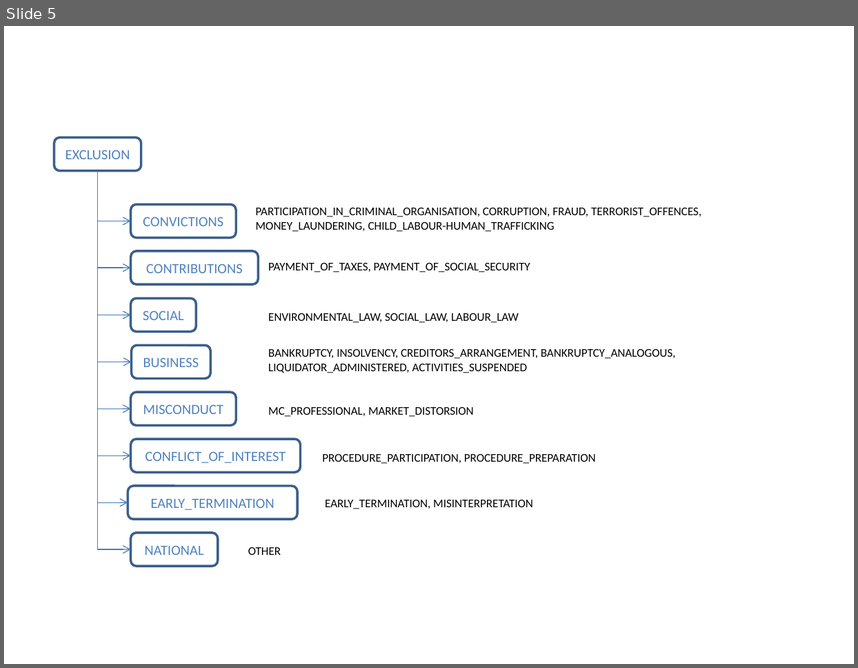
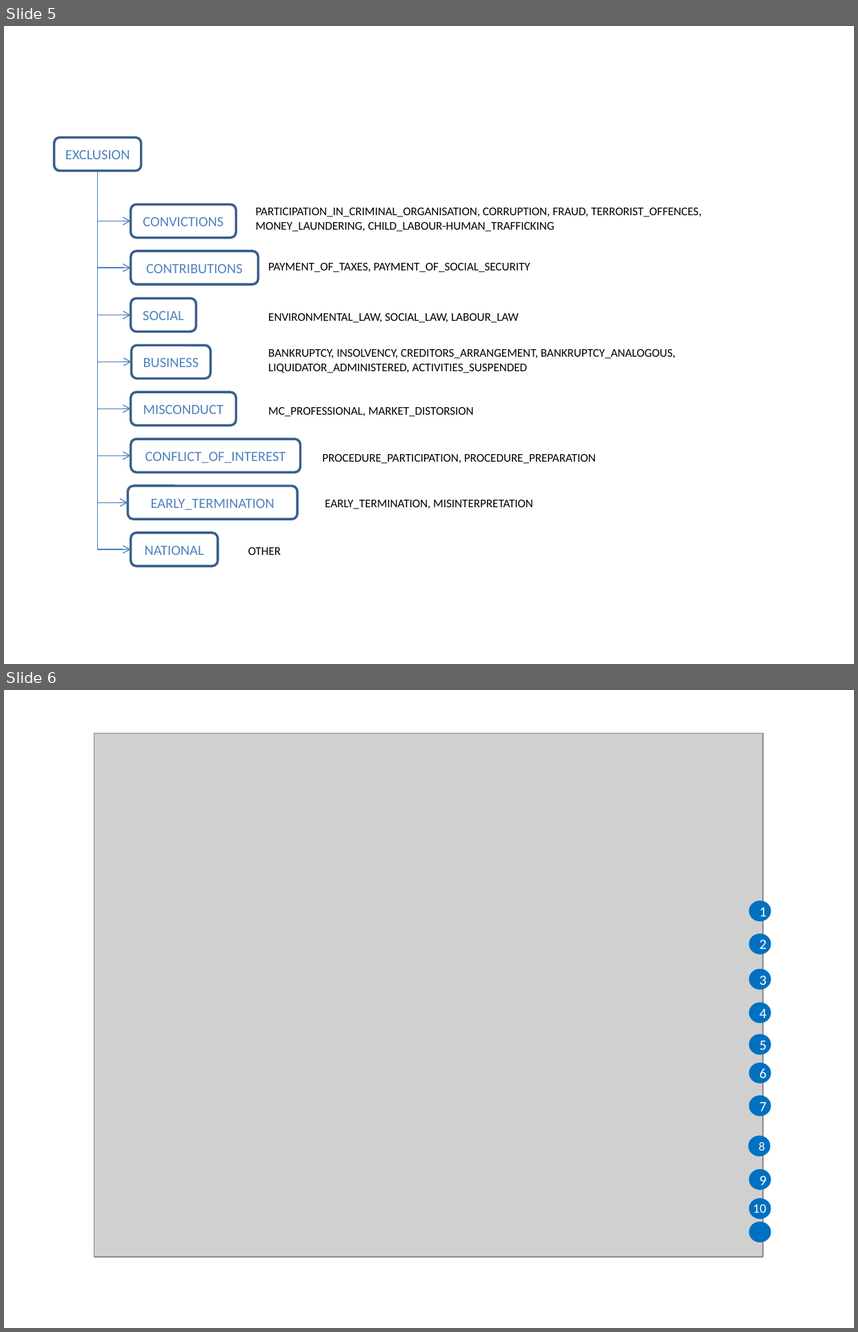
Before and after one commit to OP-TED/ESPD-EDM, a slide deck: docs/src/main/asciidoc/dist/art/rsrcs.pptx. Shown one above the other, each under a label of ours: slide 5 before the commit, slides 5 and 6 after it. The pictures are 858x668 and 858x1332 pixels, drawn with LibreOffice and Linux fonts; fonts in the diff are those of the drawing; grey boxes stand for pictures. Boxes give left, top, right and bottom in pixels: in the first picture for what was removed or moved away, otherwise in the second. Text is boxed around its words. In the diff, an @@ line names an element or a change of style, - is before the commit and + after.

```diff
--- a/docs/src/main/asciidoc/dist/art/rsrcs.pptx
+++ b/docs/src/main/asciidoc/dist/art/rsrcs.pptx
@@ slide 6 added at (x1=4, y1=690, x2=854, y2=1328), background #FFFFFF @@
@@ picture added at (x1=94, y1=733, x2=763, y2=1257) @@
@@ ellipse added at (x1=749, y1=901, x2=771, y2=921), fill #0070C0, 12 pt, text #FFFFFF @@
+1
@@ ellipse added at (x1=749, y1=933, x2=771, y2=954), fill #0070C0, 12 pt, text #FFFFFF @@
+2
@@ ellipse added at (x1=749, y1=969, x2=771, y2=989), fill #0070C0, 12 pt, text #FFFFFF @@
+3
@@ ellipse added at (x1=749, y1=1002, x2=771, y2=1023), fill #0070C0, 12 pt, text #FFFFFF @@
+4
@@ ellipse added at (x1=749, y1=1034, x2=771, y2=1054), fill #0070C0, 12 pt, text #FFFFFF @@
+5
@@ ellipse added at (x1=749, y1=1063, x2=771, y2=1083), fill #0070C0, 12 pt, text #FFFFFF @@
+6
@@ ellipse added at (x1=749, y1=1096, x2=771, y2=1116), fill #0070C0, 12 pt, text #FFFFFF @@
+7
@@ ellipse added at (x1=749, y1=1136, x2=771, y2=1156), fill #0070C0, 10.5 pt, text #FFFFFF @@
+8
@@ ellipse added at (x1=749, y1=1169, x2=771, y2=1189), fill #0070C0, 12 pt, text #FFFFFF @@
+9
@@ ellipse added at (x1=749, y1=1198, x2=771, y2=1218), fill #0070C0 @@
@@ text added at (x1=753, y1=1204, x2=766, y2=1212), 11 pt, text #FFFFFF @@
+10
@@ ellipse added at (x1=749, y1=1221, x2=771, y2=1242), fill #0070C0 @@
```
Also in this commit, not shown: 2 slides changed, 2 other slides added, 10 other files.
